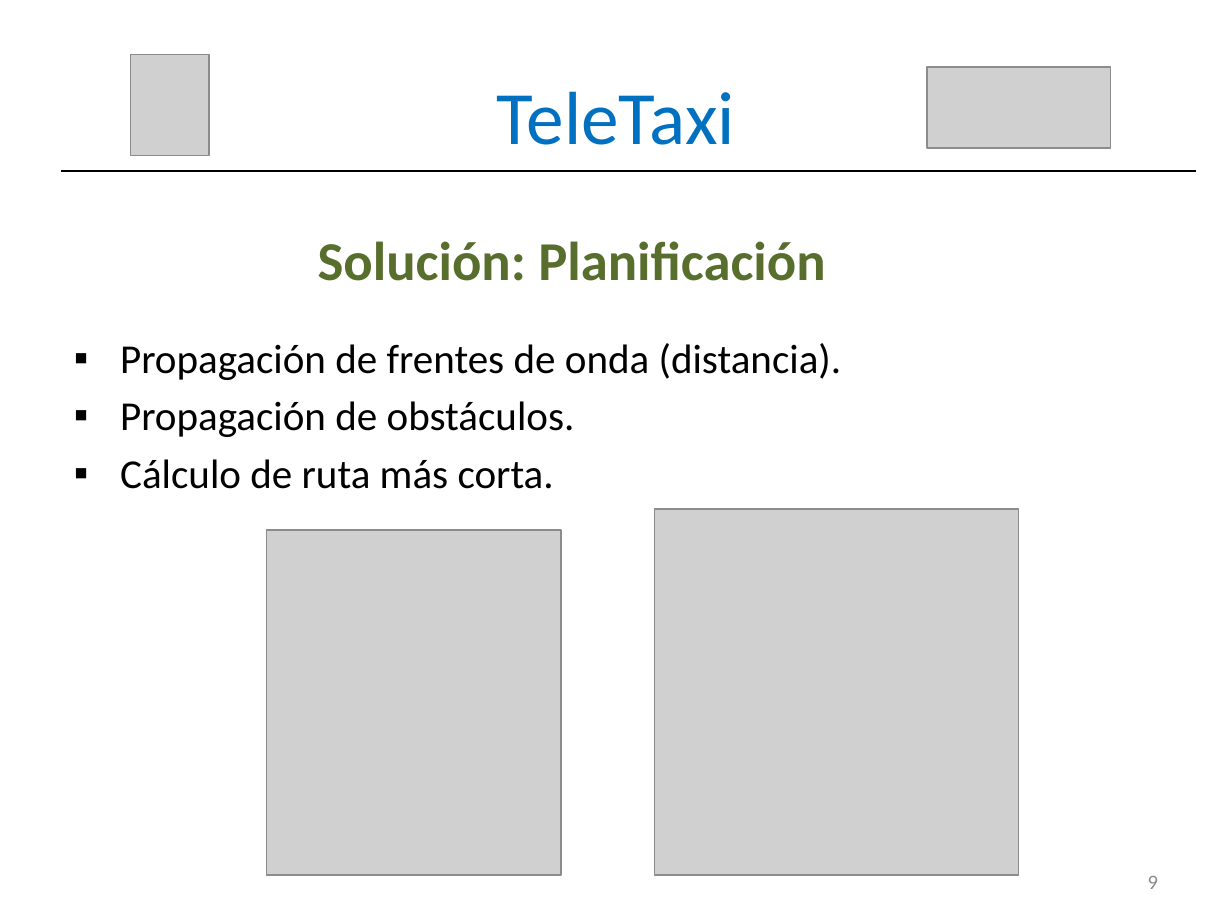
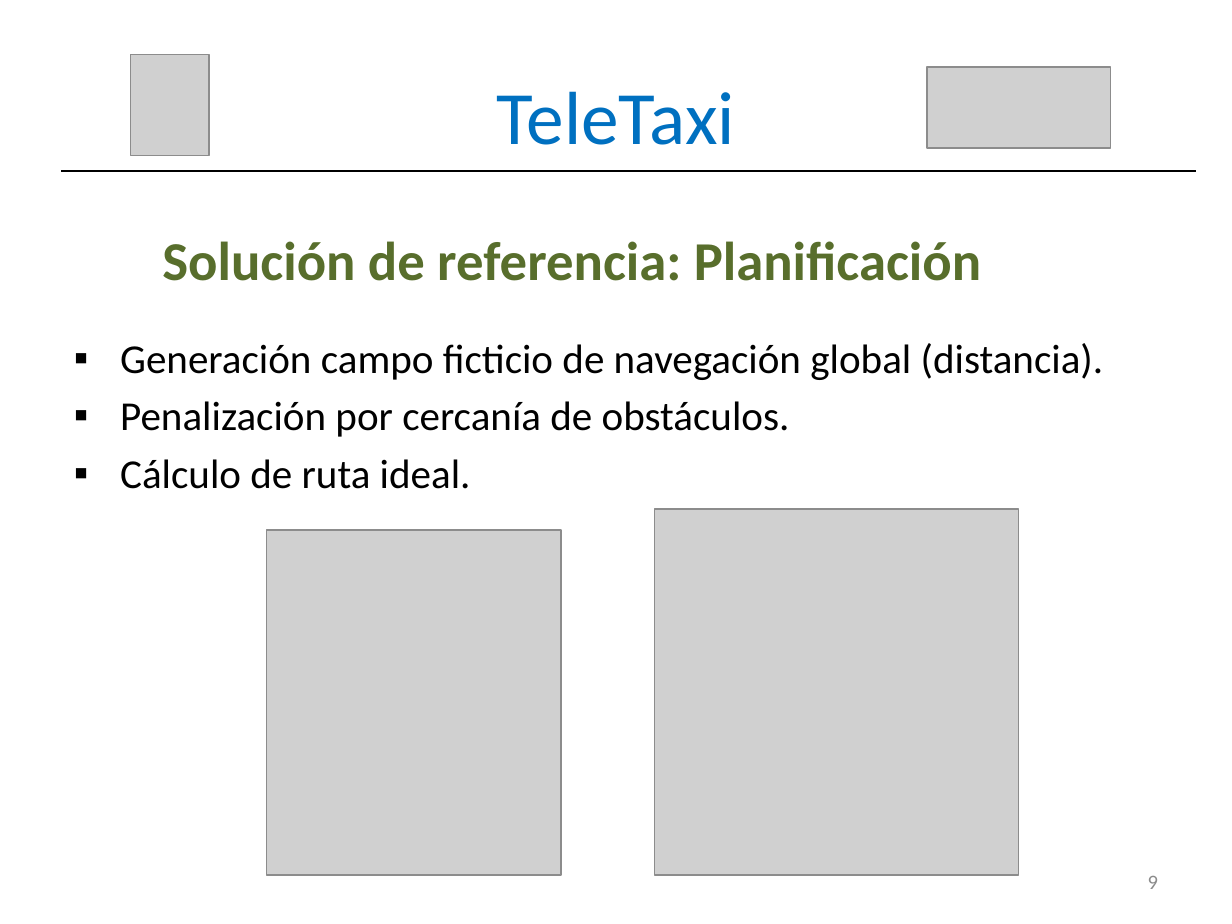
Before and after one commit to RoboticsLabURJC/2016-tfg-vanessa-fernandez, a slide deck: slide 10 of MEMORIA/Presentación.pptx. Drawn at 1232x924 pixels with LibreOffice and Linux fonts; fonts in the diff are those of the drawing; grey boxes stand for pictures. Boxes give left, top, right and bottom in pixels: in the first picture for what was removed or moved away, otherwise in the second. Text is boxed around its words. In the diff, an @@ line names an element or a change of style, - is before the commit and + after.

```diff
--- a/MEMORIA/Presentación.pptx
+++ b/MEMORIA/Presentación.pptx
@@ text at box(162, 241, 981, 281): text changed @@
-Solución: Planificación
+Solución de referencia: Planificación
@@ text at box(120, 343, 1104, 489): text changed @@
-▪ Propagación de frentes de onda (distancia).
-▪ Propagación de obstáculos.
-▪ Cálculo de ruta más corta.
+▪ Generación campo ficticio de navegación global (distancia).
+▪ Penalización por cercanía de obstáculos.
+▪ Cálculo de ruta ideal.
```
Also in this commit, not shown: 12 other slides changed.
